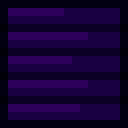
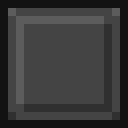
Layers edited between the first and the second 128×128 image:
showed group "bevel gap" (31 layers) over [0, 0, 128, 128]
showed "graphite" over [0, 0, 128, 128]
hid "darkIron" over [0, 0, 128, 128]
added layer "blutonium copy" in group "lines materials" over [0, 0, 128, 128]
